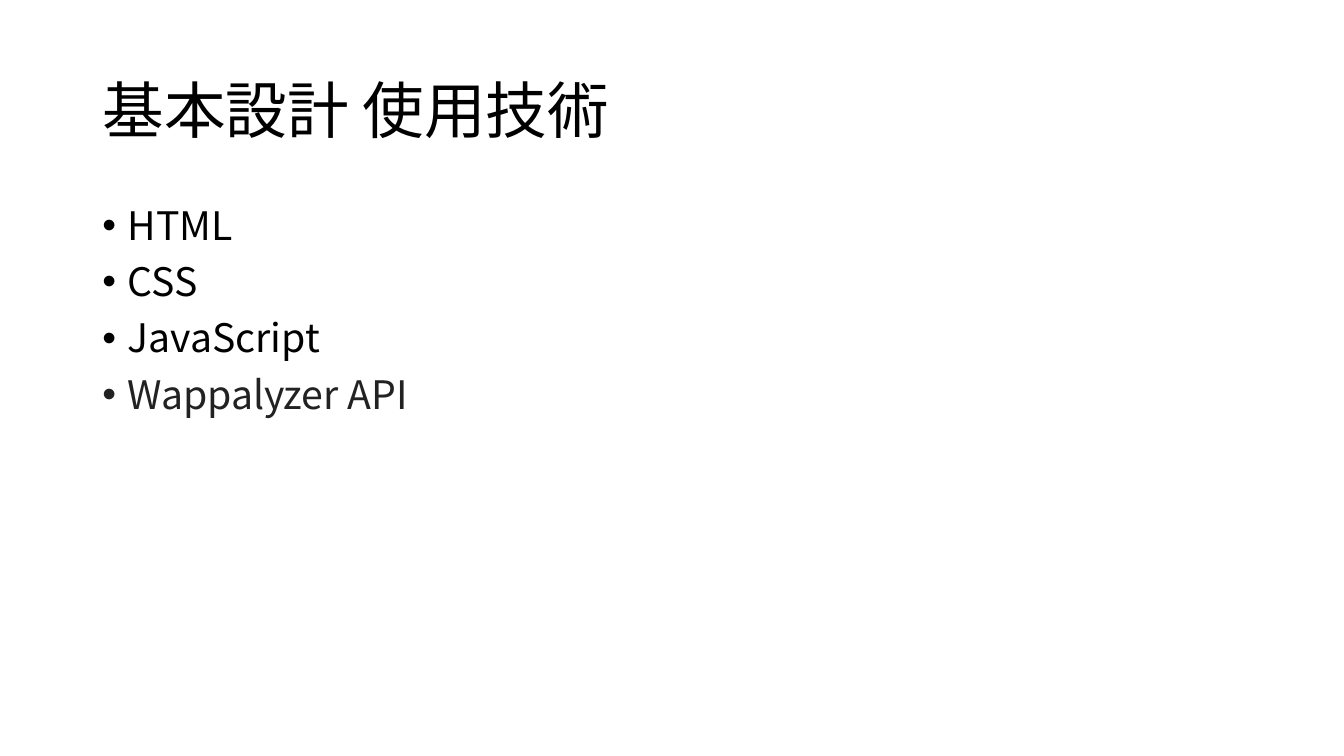
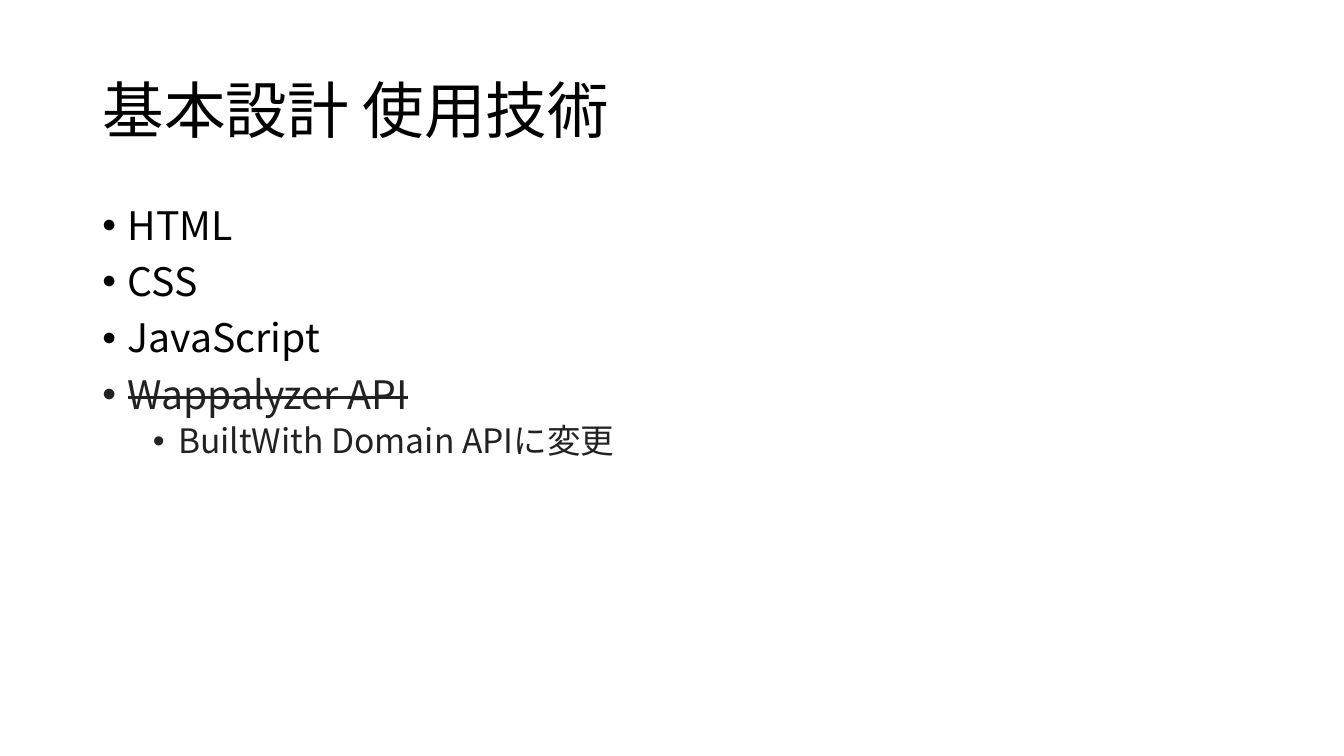
Before and after one commit to divergen371/tech-investigator, a slide deck: slide 5 of doc/要件定義・基本設計書_修正版3.pptx. Drawn at 1344x756 pixels with LibreOffice and Linux fonts; fonts in the diff are those of the drawing. Boxes give left, top, right and bottom in pixels: in the first picture for what was removed or moved away, otherwise in the second. Text is boxed around its words. In the diff, an @@ line names an element or a change of style, - is before the commit and + after.

Commit message:
使用するAPI変更の旨を記載

```diff
--- a/doc/要件定義・基本設計書_修正版3.pptx
+++ b/doc/要件定義・基本設計書_修正版3.pptx
@@ text at <box>128,377,408,418</box>: strikethrough on in "Wappalyzer API" @@
@@ text at <box>178,424,614,456</box>: paragraph added @@
+  • BuiltWith Domain APIに変更
```
